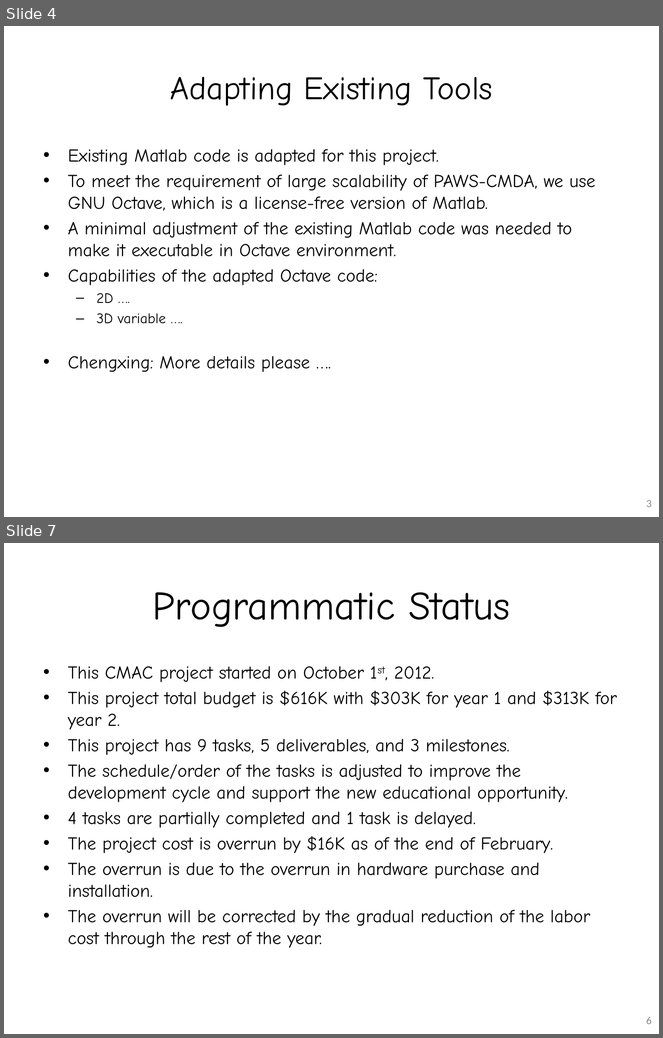
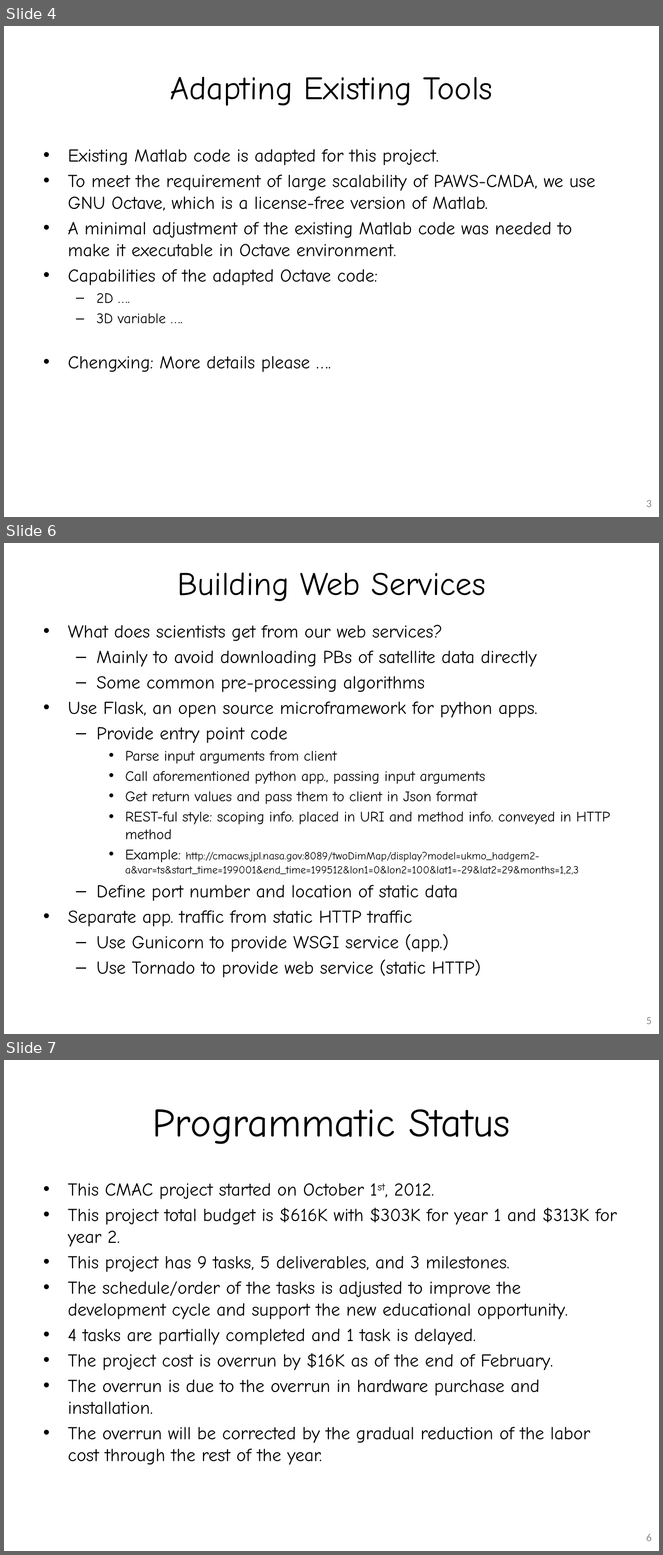
Before and after one commit to flytosky/JPL-WebService, a slide deck: doc/CMAC_Lee_First_Interim_Report.pptx. Shown one above the other, each under a label of ours: slides 4 and 7 before the commit, slides 4, 6 and 7 after it; the slides between them are not shown. The pictures are 663x1038 and 663x1555 pixels, drawn with LibreOffice and Linux fonts; fonts in the diff are those of the drawing. Boxes give left, top, right and bottom in pixels: in the first picture for what was removed or moved away, otherwise in the second. Text is boxed around its words. In the diff, an @@ line names an element or a change of style, - is before the commit and + after.

```diff
--- a/doc/CMAC_Lee_First_Interim_Report.pptx
+++ b/doc/CMAC_Lee_First_Interim_Report.pptx
@@ slide 6 added at [4, 543, 659, 1034], background #FFFFFF @@
@@ title added at [177, 572, 486, 601], 36 pt, text #000000 @@
+Building Web Services
@@ text added at [68, 625, 610, 978], 20 pt, text #000000 @@
+• What does scientists get from our web services?
+  – Mainly to avoid downloading PBs of satellite data directly
+  – Some common pre-processing algorithms
+• Use Flask, an open source microframework for python apps.
+  – Provide entry point code
+    • Parse input arguments from client
+    • Call aforementioned python app., passing input arguments
+    • Get return values and pass them to client in Json format
+    • REST-ful style: scoping info. placed in URI and method info. conveyed in HTTP method
+    • Example: http://cmacws.jpl.nasa.gov:8089/twoDimMap/display?model=ukmo_hadgem2-a&var=ts&start_time=199001&end_time=199512&lon1=0&lon2=100&lat1=-29&lat2=29&months=1,2,3
+  – Define port number and location of static data
+• Separate app. traffic from static HTTP traffic
+  – Use Gunicorn to provide WSGI service (app.)
+  – Use Tornado to provide web service (static HTTP)
@@ page number added at [646, 1017, 652, 1025], 12 pt, text #8C8C8C @@
+5
```
Also in this commit, not shown: 1 slide changed, 1 slide removed, 2 other files.
